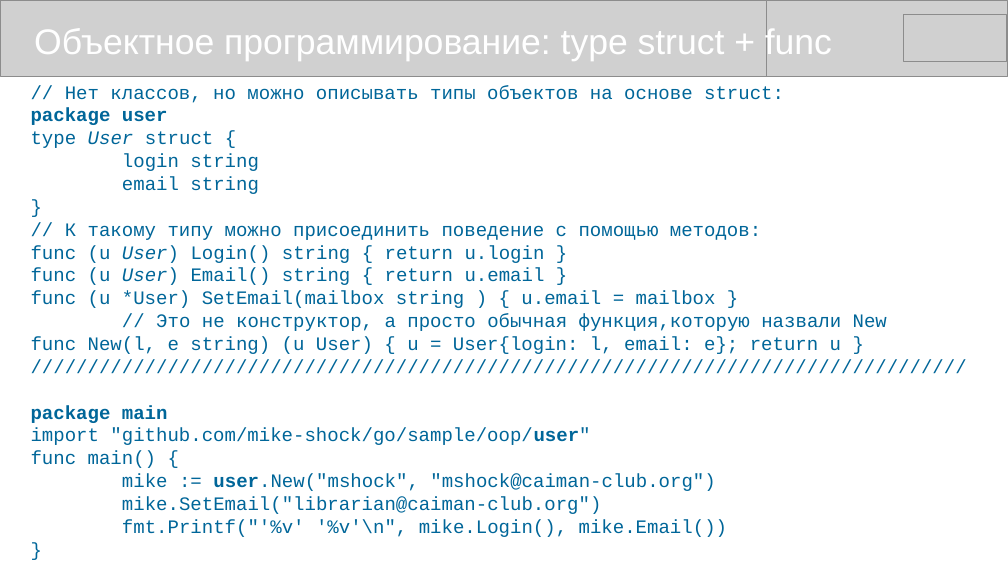
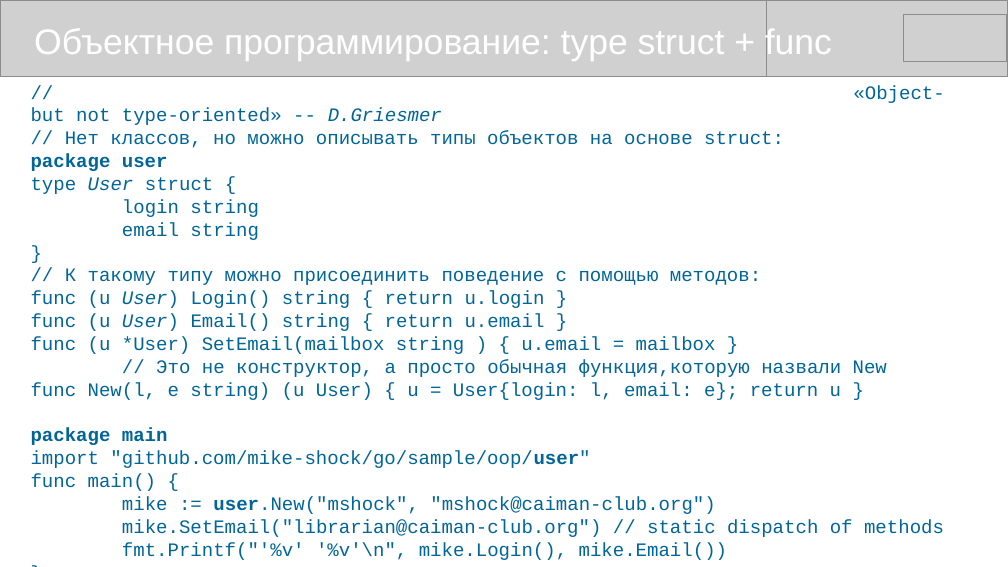
Before and after one commit to mike-shock/Go_language, a slide deck: slide 38 of Go_Review.odp (slide 29 before the commit). Drawn at 1008x567 pixels with LibreOffice and Linux fonts; fonts in the diff are those of the drawing; grey boxes stand for pictures. Boxes give left, top, right and bottom in pixels: in the first picture for what was removed or moved away, otherwise in the second. Text is boxed around its words. In the diff, an @@ line names an element or a change of style, - is before the commit and + after.

```diff
--- a/Go_Review.odp
+++ b/Go_Review.odp
@@ text at (x1=31, y1=85, x2=944, y2=560): paragraph removed @@
-//////////////////////////////////////////////////////////////////////////////////
@@ text at (x1=31, y1=85, x2=944, y2=125): paragraph added @@
+// «Object- but not type-oriented» -- D.Griesmer
@@ text at (x1=122, y1=520, x2=944, y2=537): text changed @@
-mike.SetEmail("librarian@caiman-club.org")
+mike.SetEmail("librarian@caiman-club.org") // static dispatch of methods
```
Also in this commit, not shown: 5 other slides changed, 13 slides added.
